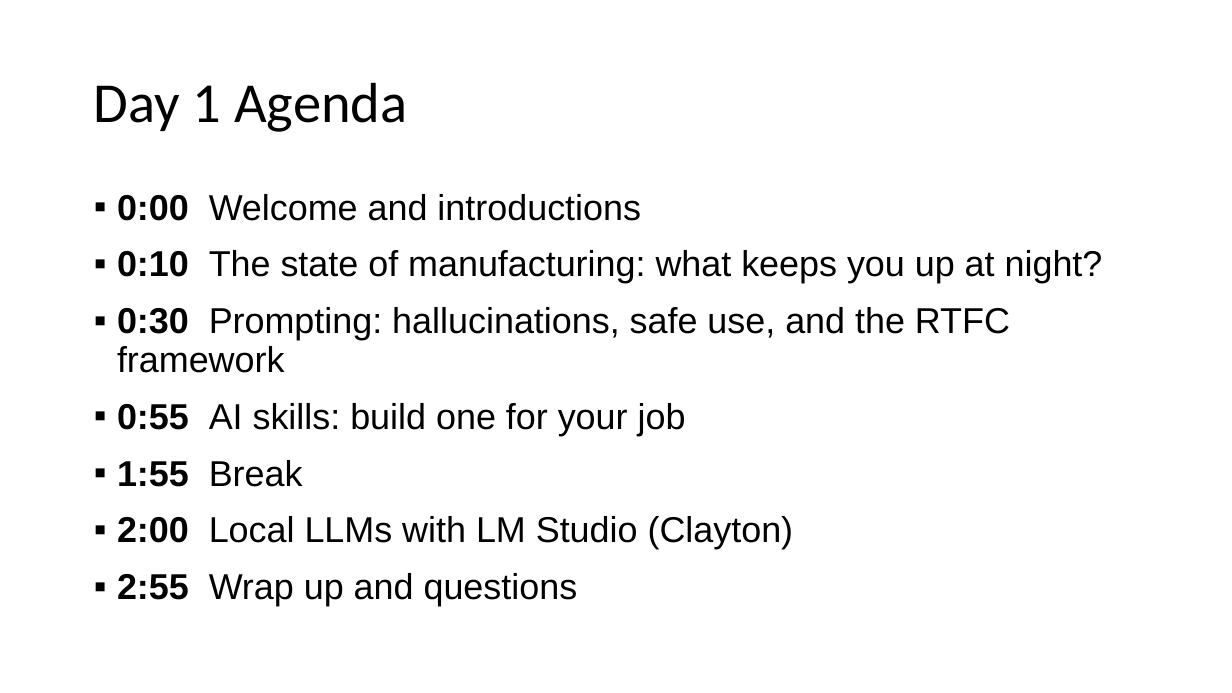
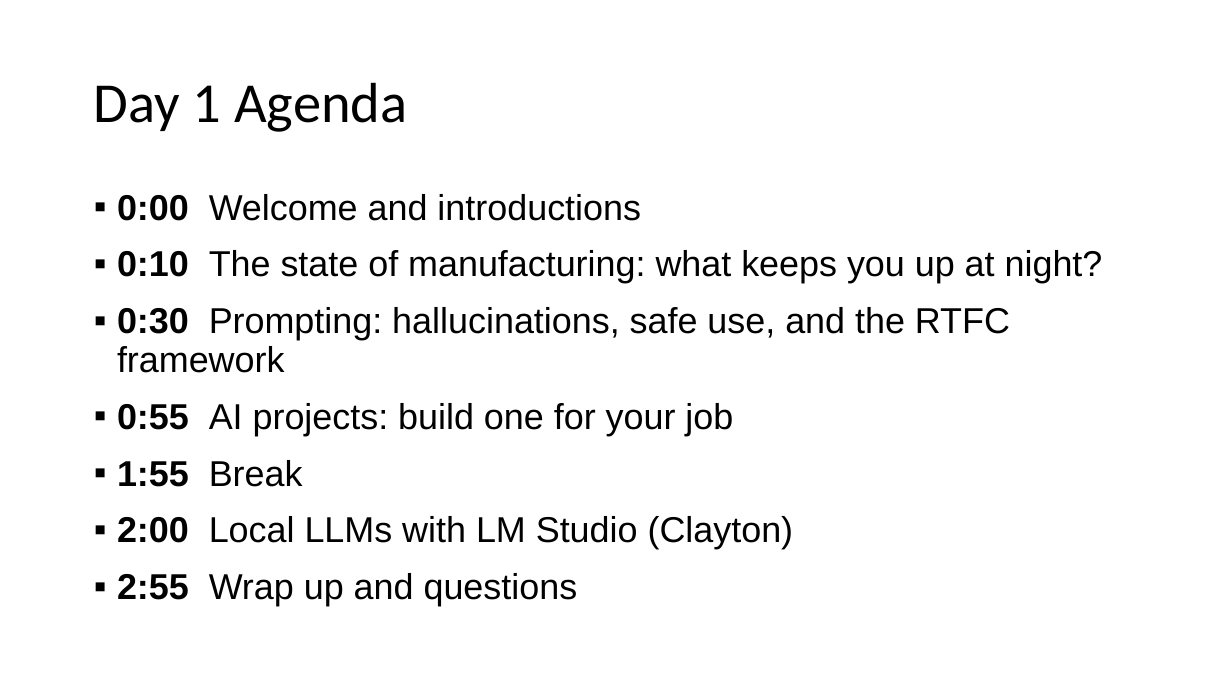
Before and after one commit to grcc-resendiz/ai-manufacturing-muskegon, a slide deck: slide 4 of instructor/Day1-Prompting-and-Skills.pptx. Drawn at 1232x693 pixels with LibreOffice and Linux fonts; fonts in the diff are those of the drawing. Boxes give left, top, right and bottom in pixels: in the first picture for what was removed or moved away, otherwise in the second. Text is boxed around its words. In the diff, an @@ line names an element or a change of style, - is before the commit and + after.

```diff
--- a/instructor/Day1-Prompting-and-Skills.pptx
+++ b/instructor/Day1-Prompting-and-Skills.pptx
@@ text at <box>117,403,733,436</box>: text changed @@
-▪ 0:55 AI skills: build one for your job
+▪ 0:55 AI projects: build one for your job
```
Also in this commit, not shown: 7 other slides changed, 1 slide added, 6 other files.
